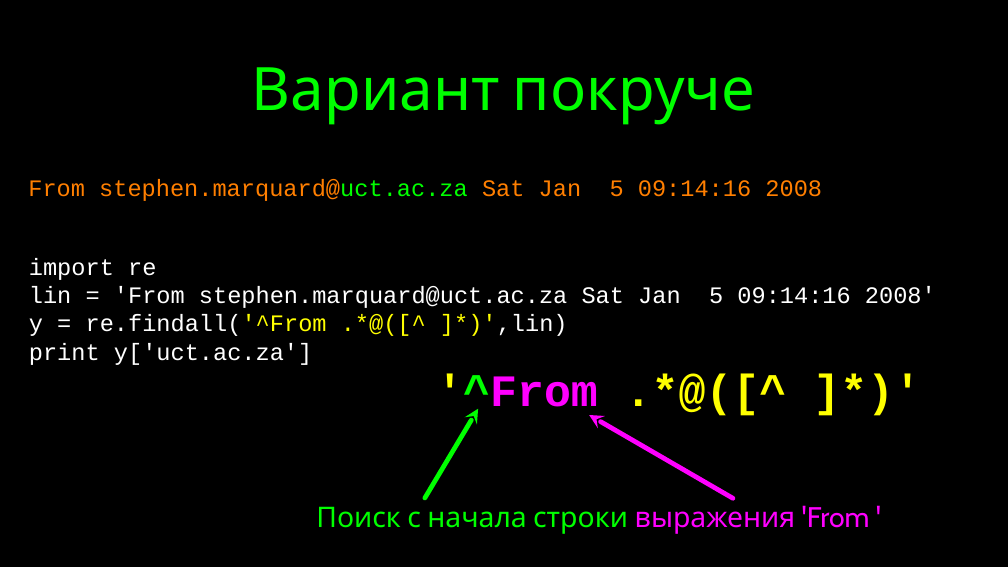
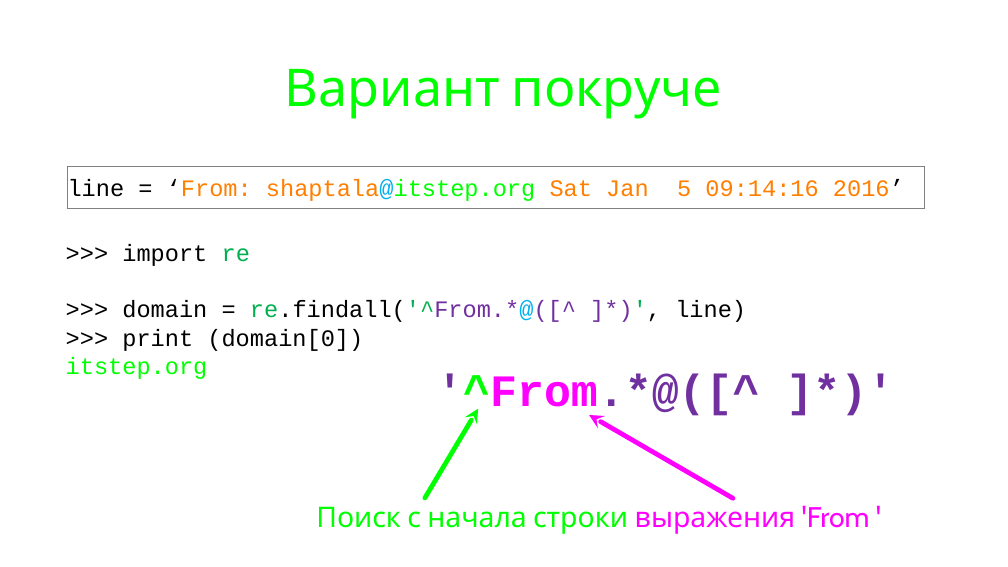
Before and after one commit to maxchv/LearnPython, a slide deck: slide 36 of week06/Strings.pptx. Drawn at 1008x567 pixels with LibreOffice and Linux fonts; fonts in the diff are those of the drawing. Boxes give left, top, right and bottom in pixels: in the first picture for what was removed or moved away, otherwise in the second. Text is boxed around its words. In the diff, an @@ line names an element or a change of style, - is before the commit and + after.

```diff
--- a/week06/Strings.pptx
+++ b/week06/Strings.pptx
@@ background #000000 to #FFFFFF @@
@@ title "Вариант покруче" at [285,69,723,119]: size 76 to 66 pt @@
@@ rectangle "line = ‘From: shaptala@itstep.org Sat ...": place and size @@
-rectangle "line = ‘From: shaptala@itstep.org Sat ..." at [28,179,822,201]
+rectangle "line = ‘From: shaptala@itstep.org Sat ..." at [67,167,925,209]
@@ rectangle "line = ‘From: shaptala@itstep.org Sat ..." at [67,167,925,209]: outline none to #808080 0.75 pt @@
@@ text in rectangle at [68,179,904,201]: text changed @@
-From stephen.marquard@uct.ac.za Sat Jan 5 09:14:16 2008
+line = ‘From: shaptala@itstep.org Sat Jan 5 09:14:16 2016’
@@ text at [66,244,746,379]: text changed; text colour #FFFFFF to #000000 @@
-import re
-lin = 'From stephen.marquard@uct.ac.za Sat Jan 5 09:14:16 2008'
-y = re.findall('^From .*@([^ ]*)',lin)
-print y['uct.ac.za']
+>>> import re
+>>> domain = re.findall('^From.*@([^ ]*)', line)
+>>> print (domain[0])
+itstep.org
@@ text at [436,374,759,419]: text changed; text colour #FFFF00 to #7030A0 @@
-'^From .*@([^ ]*)'
+'^From.*@([^ ]*)'
```
Also in this commit, not shown: 12 other slides changed, 6 slides added, 7 slides removed, 1 other file.
